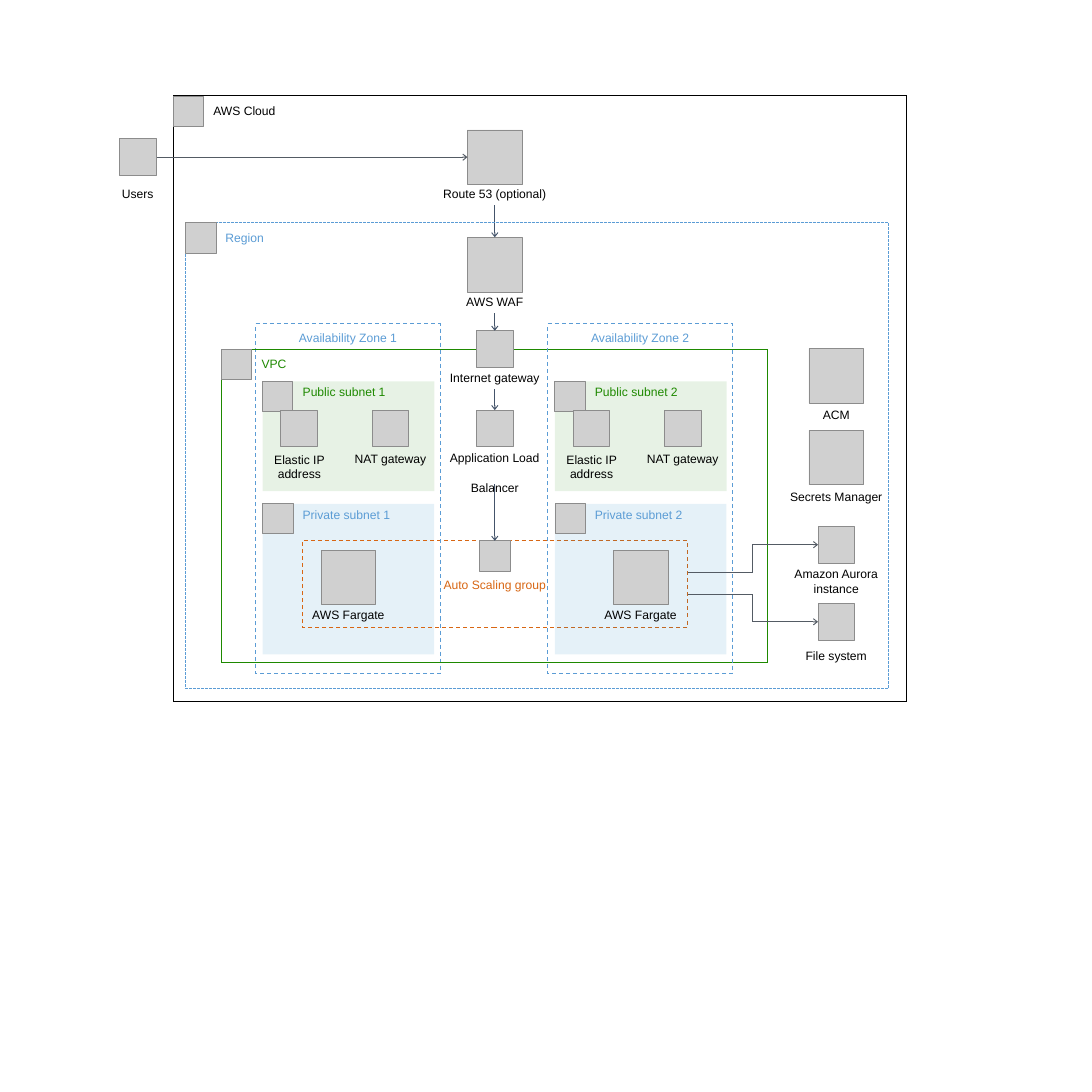
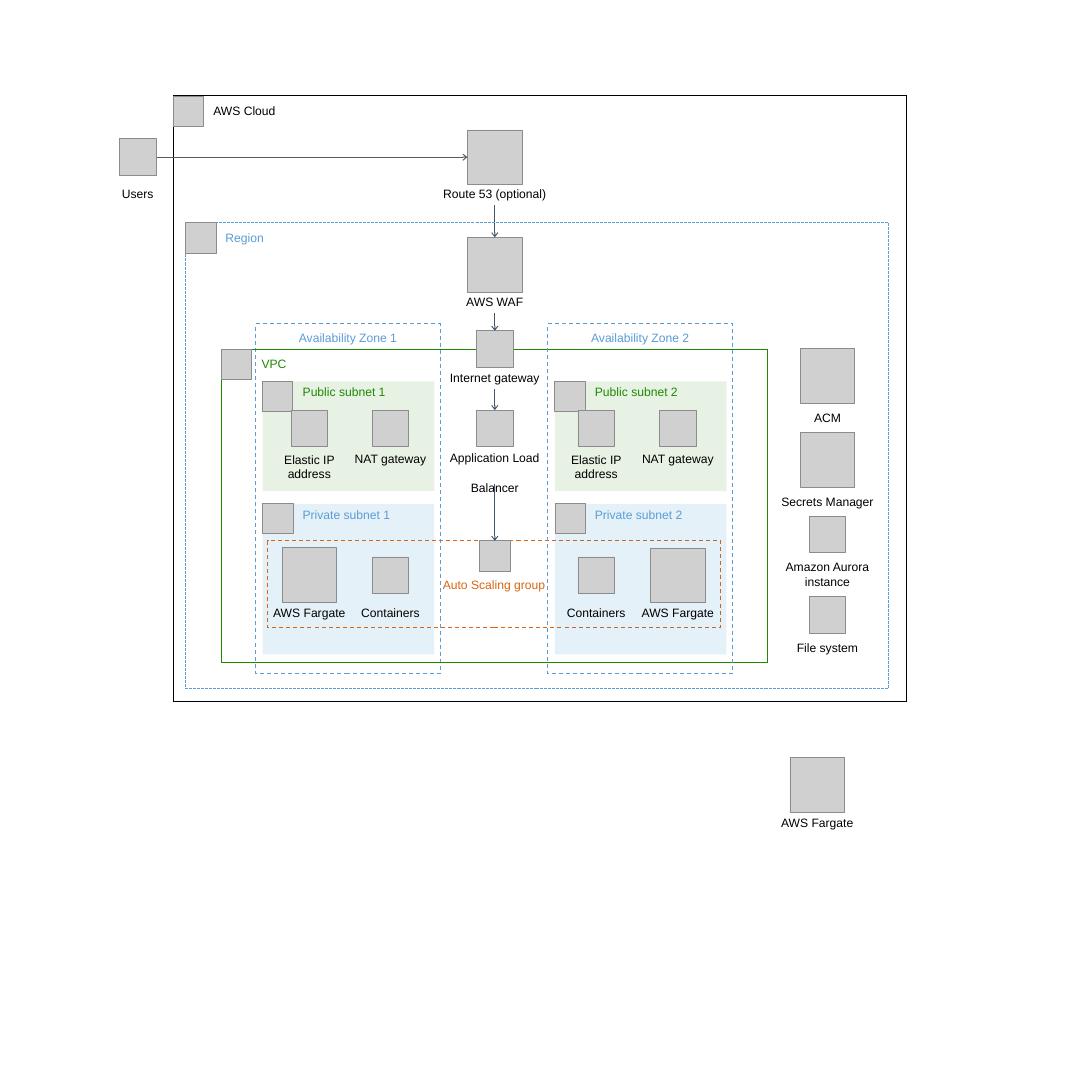
Before and after one commit to aws-quickstart/quickstart-sudo-consultants-serverless-wordpress, a slide deck: slide 4 of docs/images/architecture-diagram-sudo-serverless-wordpress.pptx. Drawn at 1092x1092 pixels with LibreOffice and Linux fonts; fonts in the diff are those of the drawing; grey boxes stand for pictures. Boxes give left, top, right and bottom in pixels: in the first picture for what was removed or moved away, otherwise in the second. Text is boxed around its words. In the diff, an @@ line names an element or a change of style, - is before the commit and + after.

```diff
--- a/docs/images/architecture-diagram-sudo-serverless-wordpress.pptx
+++ b/docs/images/architecture-diagram-sudo-serverless-wordpress.pptx
@@ picture: place and size @@
-picture at (809, 349, 863, 403)
+picture at (800, 349, 855, 403)
@@ picture: place and size @@
-picture at (281, 410, 317, 446)
+picture at (291, 410, 328, 446)
@@ picture: place and size @@
-picture at (573, 410, 609, 446)
+picture at (578, 410, 614, 446)
@@ picture: place and size @@
-picture at (665, 410, 701, 446)
+picture at (660, 410, 696, 446)
@@ text "ACM": place and size @@
-text "ACM" at (823, 410, 850, 419)
+text "ACM" at (814, 413, 841, 422)
@@ text "Elastic IP address": place and size @@
-text "Elastic IP address" at (274, 455, 324, 478)
+text "Elastic IP address" at (284, 455, 334, 478)
@@ text "Elastic IP address": place and size @@
-text "Elastic IP address" at (566, 455, 616, 478)
+text "Elastic IP address" at (571, 455, 621, 478)
@@ text "NAT gateway": place and size @@
-text "NAT gateway" at (647, 454, 718, 466)
+text "NAT gateway" at (642, 454, 713, 466)
@@ picture: place and size @@
-picture at (809, 430, 863, 485)
+picture at (800, 432, 855, 487)
@@ text "Secrets Manager": place and size @@
-text "Secrets Manager" at (790, 492, 882, 504)
+text "Secrets Manager" at (781, 497, 874, 509)
@@ rectangle "Auto Scaling group": place and size @@
-rectangle "Auto Scaling group" at (302, 541, 687, 628)
+rectangle "Auto Scaling group" at (268, 541, 721, 628)
@@ picture: place and size @@
-picture at (321, 550, 376, 605)
+picture at (282, 548, 336, 603)
@@ picture added at (372, 557, 408, 593) @@
@@ picture added at (578, 557, 614, 593) @@
@@ picture added at (651, 548, 705, 603) @@
@@ elbow arrow removed from (687, 572) to (818, 545) @@
@@ text "Amazon Aurora instance": place and size @@
-text "Amazon Aurora instance" at (794, 569, 878, 593)
+text "Amazon Aurora instance" at (786, 562, 869, 586)
@@ elbow arrow removed from (687, 594) to (818, 622) @@
@@ text "AWS Fargate": place and size @@
-text "AWS Fargate" at (312, 610, 385, 622)
+text "AWS Fargate" at (273, 608, 346, 620)
@@ text added at (361, 608, 420, 617), 12 pt, text #000000 @@
+Containers
@@ text added at (567, 608, 626, 617), 12 pt, text #000000 @@
+Containers
@@ text added at (642, 608, 714, 620), 12 pt, text #000000 @@
+AWS Fargate
@@ 2 pictures, 1 text: place and size @@
-2 pictures, 1 text at (806, 526, 866, 663)
+2 pictures, 1 text at (797, 516, 858, 655)
@@ picture: place and size @@
-picture at (614, 550, 668, 605)
+picture at (790, 757, 844, 812)
@@ text "AWS Fargate": place and size @@
-text "AWS Fargate" at (604, 610, 677, 622)
+text "AWS Fargate" at (781, 818, 854, 830)
```
Also in this commit, not shown: 2 slides added, 2 other files.
